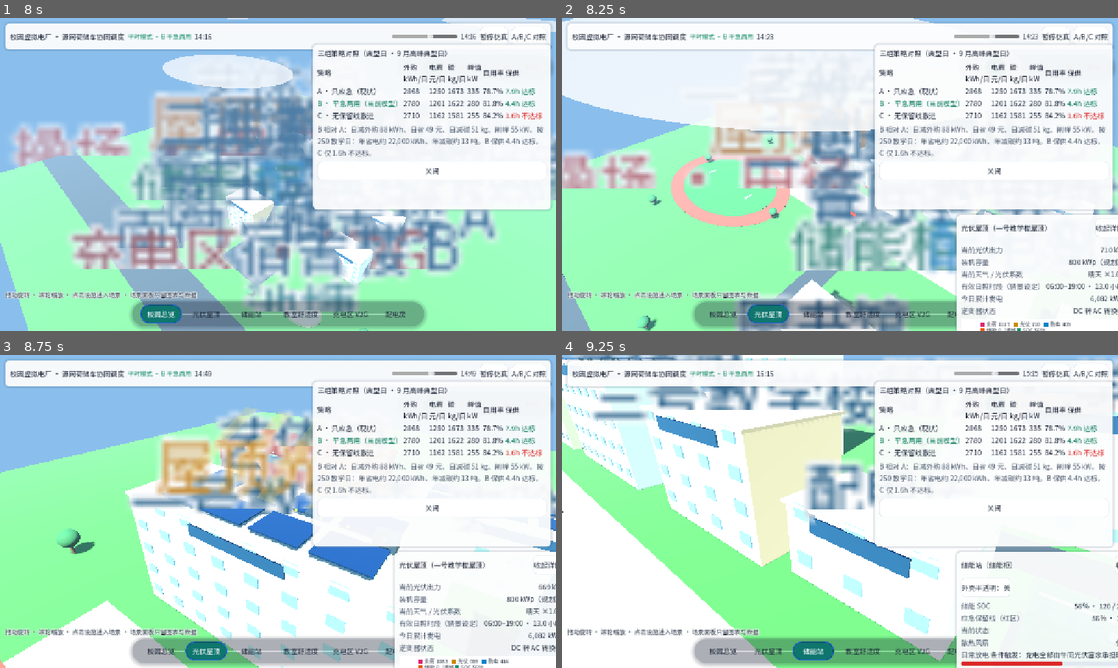
Above: before the commit, frames 1-4 (two rows, left to right).
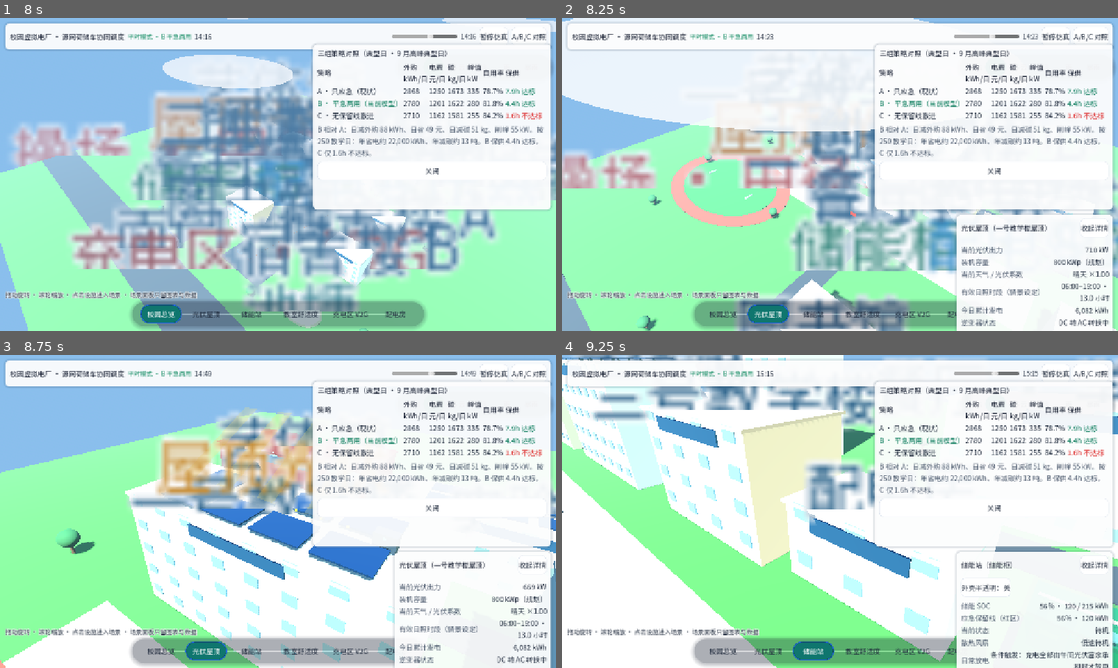
Above: after the commit, the same moments.

Repository: ryc2077/campus-vpp-demo
Game: Godot game, scene res://scenes/main.tscn
Same seed, same stepped clock (60 frames per second), same inputs: the game is played once before the commit and once after it.
Inputs:
- Up to frame 1 (8 s): click "开始仿真" at 0.5 s; click "暂停仿真" at 1.25 s; click "开始仿真" at 2 s; click "A/B/C 对照" at 2.75 s; click "晴" at 3.5 s; click "多云" at 4.25 s; click "阴" at 5 s; click "雨" at 5.75 s; click "暴雨" at 6.5 s; click "校园总览" at 7.25 s
- Up to frame 2 (8.25 s): click "光伏屋顶" at 8 s
- Up to frame 3 (8.75 s): no input
- Up to frame 4 (9.25 s): click "储能站" at 8.75 s

Frame 1 is identical in both runs. In frame 2, 2.1% of the frame differs, in the area x 71-100%, y 62-100%; in frame 3, 2.1%; in frame 4, 1.3%.

Commit message:
Godot 补漏修复5：场景面板长数值换行防撑出屏（配电房曾 511px）+ 图表高 200→180 + 验证加面板宽回归检查

Diff:
--- a/scripts/scene_panel.gd
+++ b/scripts/scene_panel.gd
@@ -141,6 +141,9 @@
 		v.add_theme_font_size_override("font_size", 16)
 		v.horizontal_alignment = HORIZONTAL_ALIGNMENT_RIGHT
 		v.size_flags_horizontal = Control.SIZE_EXPAND_FILL
+		# 面板定宽 360px：长数值（如“条件触发：充电全部由午间光伏富余承担时才放电”）
+		# 不换行会把面板撑到 511px、右缘出屏（Actions 截图实测）。允许换行，宁可多一行。
+		v.autowrap_mode = TextServer.AUTOWRAP_WORD_SMART
 		h.add_child(k)
 		h.add_child(v)
 		live_box.add_child(h)
@@ -173,6 +176,7 @@
 				resv.add_theme_font_override("font", font)
 			resv.add_theme_color_override("font_color", Color("#dc2626"))
 			resv.add_theme_font_size_override("font_size", 16)
+			resv.autowrap_mode = TextServer.AUTOWRAP_WORD_SMART
 			live_box.add_child(resv)
 
 func set_minimized(m: bool) -> void:
@@ -194,7 +198,9 @@
 	else:
 		offset_left = -372.0
 		custom_minimum_size = Vector2(330, 0)
-		chart.custom_minimum_size = Vector2(320, 200)
+		# 图表高 180（原 200）：长行换行后内容高 +20px，储能面板会长到 585、
+		# 底边 645 压到场景栏顶（636）上；降 20px 留出余量。
+		chart.custom_minimum_size = Vector2(320, 180)
 
 func _on_min_pressed() -> void:
 	set_minimized(not _minimized)
--- a/tools/verify_fixes.gd
+++ b/tools/verify_fixes.gd
@@ -9,6 +9,7 @@
 var _frames := 0
 var _fails := 0
 var _passes := 0
+var _phase := 0
 
 
 func _chk(name: String, ok: bool, detail: String = "") -> void:
@@ -47,6 +48,13 @@
 		print("VERIFY-TIMEOUT: checks did not finish")
 		quit(2)
 		return true
+	if _phase == 1:
+		if _frames >= 10:
+			var panel2 = _main.get_node("UI/ScenePanel")
+			_chk("配电房面板宽 ≤372（不撑出屏）", panel2.size.x <= 372.0, str(panel2.size))
+			print("VERIFY-SUMMARY: PASS=", _passes, " FAIL=", _fails)
+			quit(1 if _fails > 0 else 0)
+		return false
 	var _panel = _main.get_node("UI/ScenePanel")
 	if not _panel.has_method("set_live"):
 		print("VERIFY-FAIL: ScenePanel script did not attach (class cache stale?)")
@@ -185,6 +193,9 @@
 	var main_src := FileAccess.get_file_as_string("res://scripts/main.gd")
 	_chk("界面文字无 DC→AC 箭头", main_src.find("DC→AC") < 0, "")
 	_chk("逆变器状态改文字 DC 转 AC", main_src.find("DC 转 AC") >= 0, "")
-	print("VERIFY-SUMMARY: PASS=", _passes, " FAIL=", _fails)
-	quit(1 if _fails > 0 else 0)
+	# ---- 场景面板不撑出屏（回归检查）：进配电房（修前最宽 511px），
+	# 等几帧让容器排完版再量宽。
+	_main.call("enter_scene", "dist")
+	_phase = 1
+	return false
 	return true
Not shown, changed: PROGRESS.md
